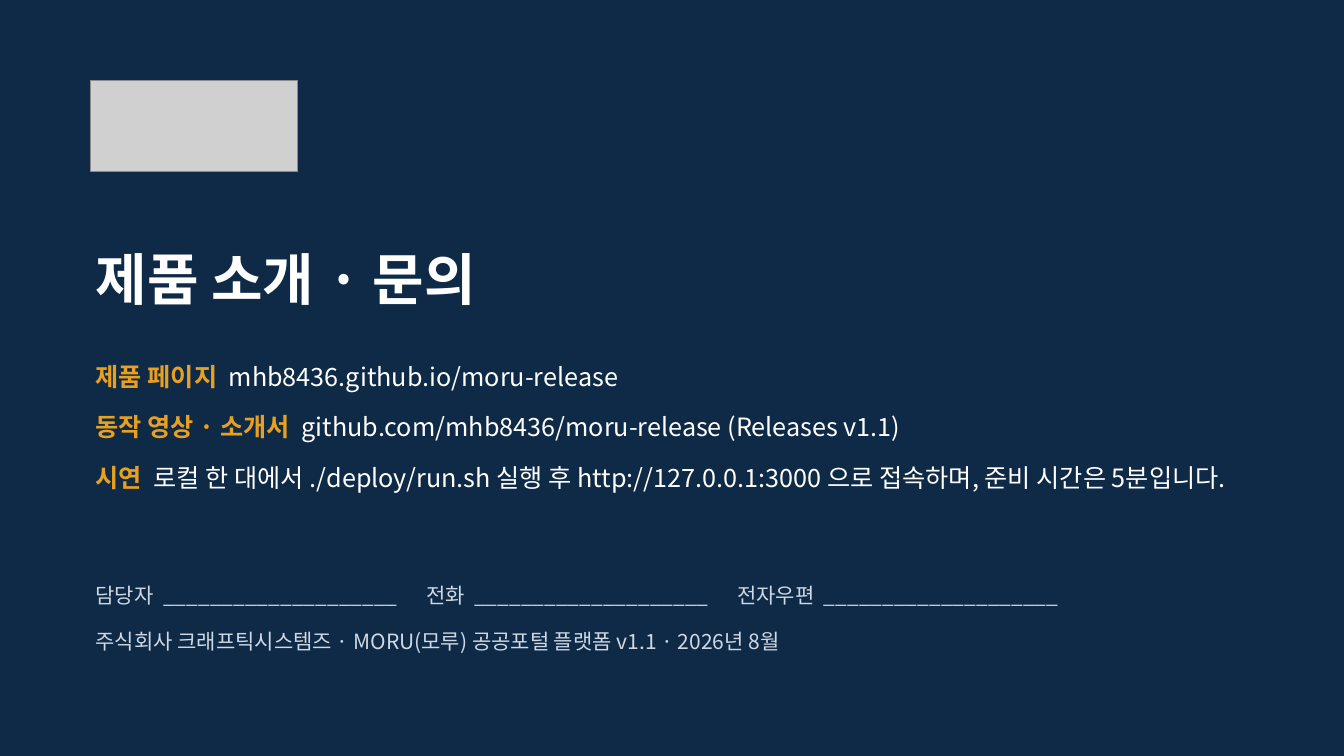
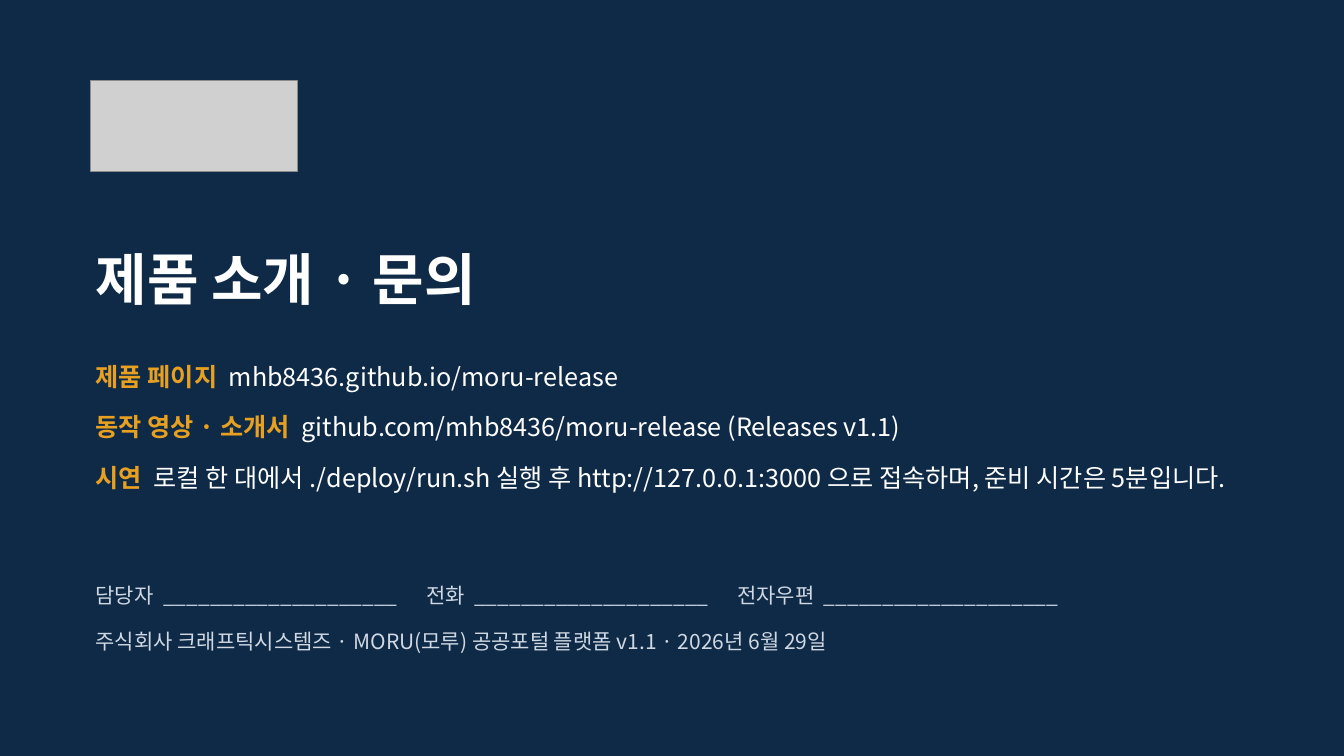
Before and after one commit to mhb8436/moru-release, a slide deck: slide 16 of docs/MORU-발표자료-v1.1.pptx (slide 15 before the commit). Drawn at 1344x756 pixels with LibreOffice and Linux fonts; fonts in the diff are those of the drawing; grey boxes stand for pictures. Boxes give left, top, right and bottom in pixels: in the first picture for what was removed or moved away, otherwise in the second. Text is boxed around its words. In the diff, an @@ line names an element or a change of style, - is before the commit and + after.

```diff
--- a/docs/MORU-발표자료-v1.1.pptx
+++ b/docs/MORU-발표자료-v1.1.pptx
@@ text at (96,631,827,653): text changed @@
-주식회사 크래프틱시스템즈 · MORU(모루) 공공포털 플랫폼 v1.1 · 2026년 8월
+주식회사 크래프틱시스템즈 · MORU(모루) 공공포털 플랫폼 v1.1 · 2026년 6월 29일
```
Also in this commit, not shown: 14 other slides changed, 1 slide added, 6 other files.
